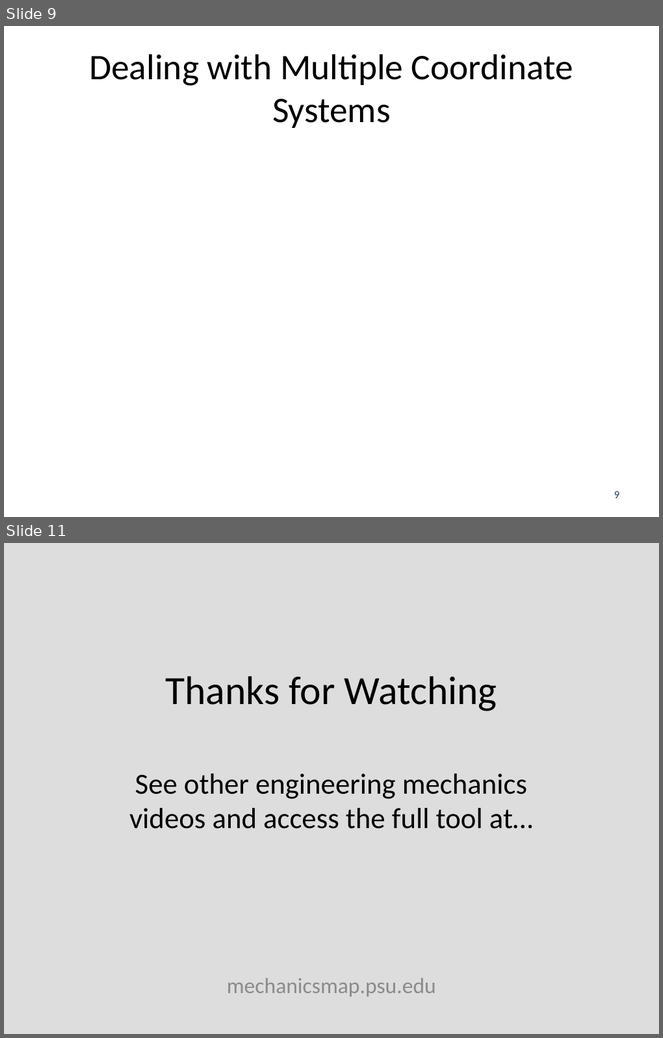
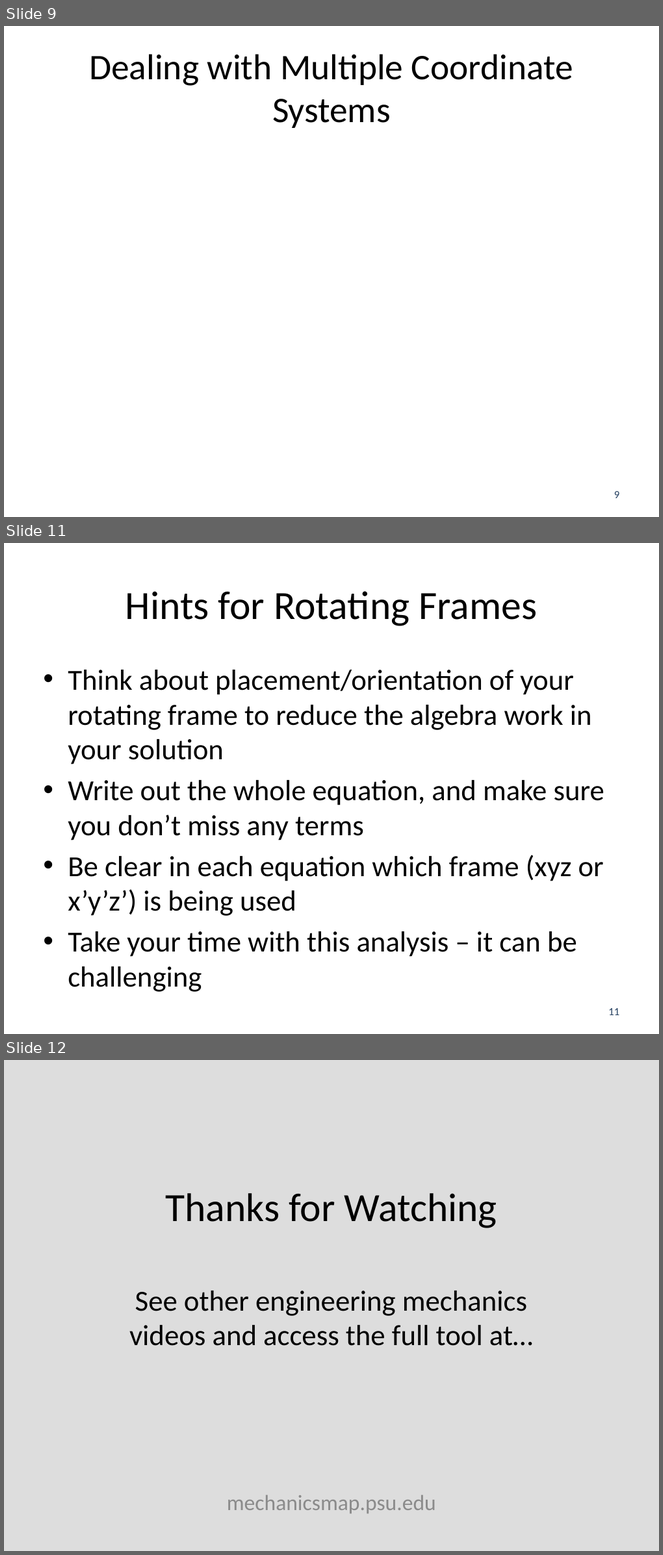
Before and after one commit to JacobMoore/mechanics_textbook, a slide deck: Lecture Slides/VideoLectureSlides/12.8 vector.pptx. Shown one above the other, each under a label of ours: slides 9 and 11 before the commit, slides 9, 11 and 12 after it; the slides between them are not shown. The pictures are 663x1038 and 663x1555 pixels, drawn with LibreOffice and Linux fonts; fonts in the diff are those of the drawing; grey boxes stand for pictures; background and template pictures are left out. Boxes give left, top, right and bottom in pixels: in the first picture for what was removed or moved away, otherwise in the second. Text is boxed around its words. In the diff, an @@ line names an element or a change of style, - is before the commit and + after.

```diff
--- a/Lecture Slides/VideoLectureSlides/12.8 vector.pptx
+++ b/Lecture Slides/VideoLectureSlides/12.8 vector.pptx
@@ slide 11 added at <box>4,543,659,1034</box>, background #FFFFFF @@
@@ title added at <box>126,591,537,626</box>, 44 pt, text #000000 @@
+Hints for Rotating Frames
@@ text added at <box>68,670,605,992</box>, 32 pt, text #000000 @@
+• Think about placement/orientation of your rotating frame to reduce the algebra work in your solution
+• Write out the whole equation, and make sure you don’t miss any terms
+• Be clear in each equation which frame (xyz or x’y’z’) is being used
+• Take your time with this analysis – it can be challenging
@@ page number added at <box>608,1008,620,1016</box>, 12 pt, text #254061 @@
+11
@@ what was slide 11 is now slide 12 @@
```
Also in this commit, not shown: 1 slide changed, 11 other files.
